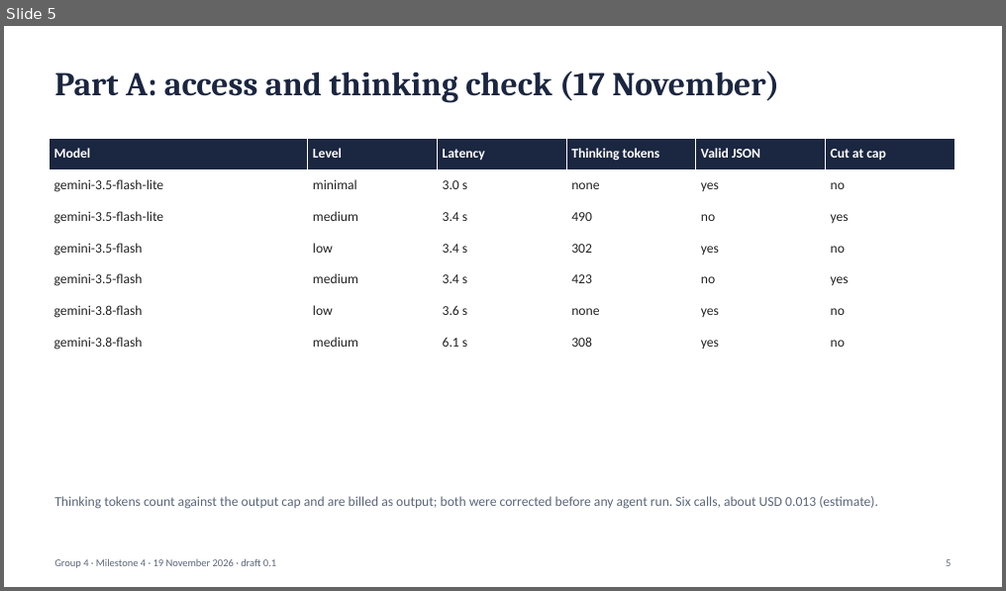
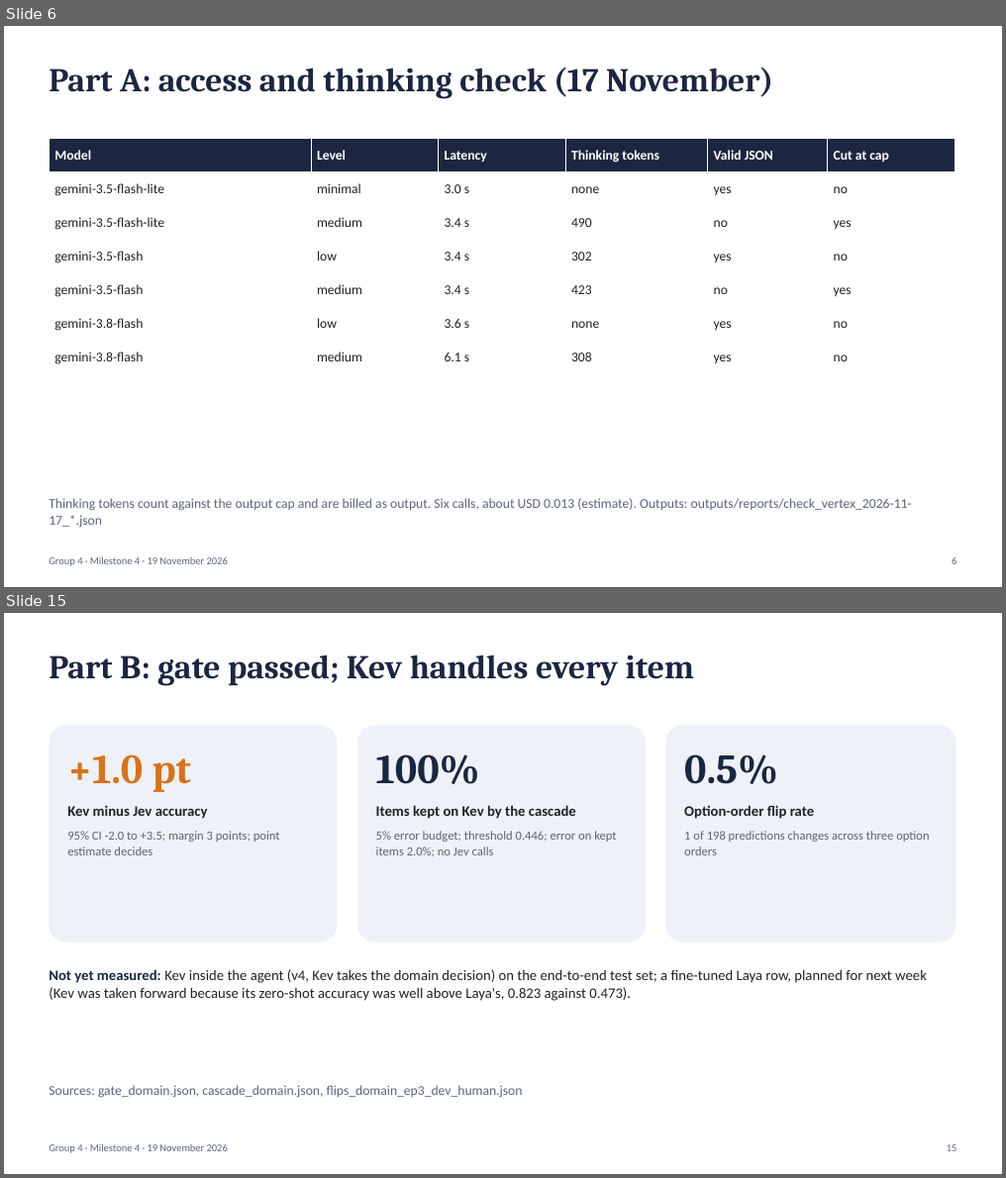
Before and after one commit to sathyaIITM/Group-4-DS-and-AI-Lab-Project, a slide deck: docs/milestones/Milestone4_TA_Presentation.pptx. Shown one above the other, each under a label of ours: slide 5 before the commit, slides 6 and 15 after it; the slides between them are not shown. The pictures are 1006x591 and 1006x1178 pixels, drawn with LibreOffice and Linux fonts; fonts in the diff are those of the drawing. Boxes give left, top, right and bottom in pixels: in the first picture for what was removed or moved away, otherwise in the second. Text is boxed around its words. In the diff, an @@ line names an element or a change of style, - is before the commit and + after.

Commit message:
DOC: Milestone 4 slides (18, both parts, version glosses); report: E2 closed, Laya plan, calibration wording corrected

```diff
--- a/docs/milestones/Milestone4_TA_Presentation.pptx
+++ b/docs/milestones/Milestone4_TA_Presentation.pptx
@@ slide 15 added at bbox=[4, 613, 1002, 1174], background #FFFFFF @@
@@ text added at bbox=[49, 655, 694, 686], 32 pt, text #1B2640, bold @@
+Part B: gate passed; Kev handles every item
@@ rounded rectangle added at bbox=[49, 725, 338, 943], fill #EEF1F7 @@
@@ rounded rectangle added at bbox=[357, 725, 646, 943], fill #EEF1F7 @@
@@ rounded rectangle added at bbox=[665, 725, 956, 943], fill #EEF1F7 @@
@@ text added at bbox=[67, 755, 191, 792], 40 pt, text #D9731A, bold @@
++1.0 pt
@@ text added at bbox=[376, 755, 480, 784], 40 pt, text #1B2640, bold @@
+100%
@@ text added at bbox=[684, 755, 778, 784], 40 pt, text #1B2640, bold @@
+0.5%
@@ text added at bbox=[67, 805, 208, 819], 14 pt, text #222222, bold @@
+Kev minus Jev accuracy
@@ text added at bbox=[376, 805, 576, 819], 14 pt, text #222222, bold @@
+Items kept on Kev by the cascade
@@ text added at bbox=[684, 805, 814, 819], 14 pt, text #222222, bold @@
+Option-order flip rate
@@ text added at bbox=[67, 831, 280, 856], 12 pt, text #5B6678 @@
+95% CI -2.0 to +3.5; margin 3 points; point estimate decides
@@ text added at bbox=[376, 831, 616, 857], 12 pt, text #5B6678 @@
+5% error budget; threshold 0.446; error on kept items 2.0%; no Jev calls
@@ text added at bbox=[684, 831, 929, 856], 12 pt, text #5B6678 @@
+1 of 198 predictions changes across three option orders
@@ text added at bbox=[49, 969, 927, 1001], 14 pt, text #222222 @@
+Not yet measured: Kev inside the agent (v4, Kev takes the domain decision) on the end-to-end test set; a fine-tuned Laya row, planned for next week (Kev was taken forward because its zero-shot accuracy was well above Laya's, 0.823 against 0.473).
@@ text added at bbox=[49, 1085, 523, 1098], 13 pt, text #5B6678 @@
+Sources: gate_domain.json, cascade_domain.json, flips_domain_ep3_dev_human.json
@@ text added at bbox=[49, 1144, 228, 1154], 10 pt, text #5B6678 @@
+Group 4 · Milestone 4 · 19 November 2026
@@ text added at bbox=[946, 1145, 957, 1152], 10 pt, text #5B6678 @@
+15
@@ what was slide 5 is now slide 6 @@
@@ slide 6 changed as well @@
@@ text "Part A: access and thinking ..." at bbox=[49, 67, 773, 99]: more space between paragraphs @@
@@ table: place and size @@
-table at bbox=[49, 138, 955, 359]
+table at bbox=[49, 138, 954, 374]
@@ text at bbox=[49, 498, 912, 528]: text changed @@
-Thinking tokens count against the output cap and are billed as output; both were corrected before any agent run. Six calls, about USD 0.013 (estimate).
+Thinking tokens count against the output cap and are billed as output. Six calls, about USD 0.013 (estimate). Outputs: outputs/reports/check_vertex_2026-11-17_*.json
@@ text at bbox=[49, 557, 228, 567]: text changed @@
-Group 4 · Milestone 4 · 19 November 2026 · draft 0.1
+Group 4 · Milestone 4 · 19 November 2026
@@ text at bbox=[951, 558, 956, 565]: text changed @@
-5
+6
```
Also in this commit, not shown: 4 other slides changed, 12 other slides added, 8 slides removed, 1 other file.
